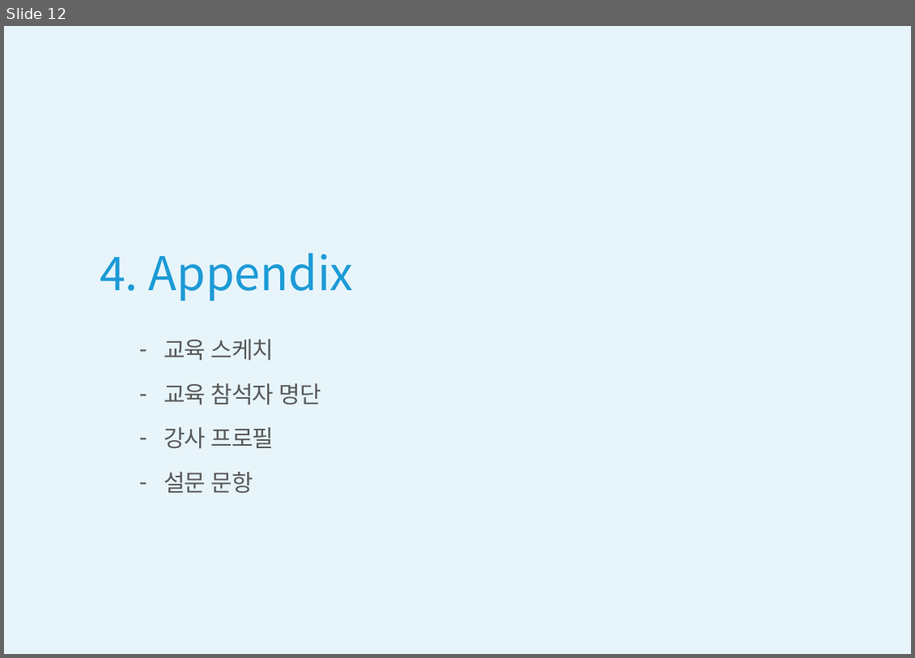
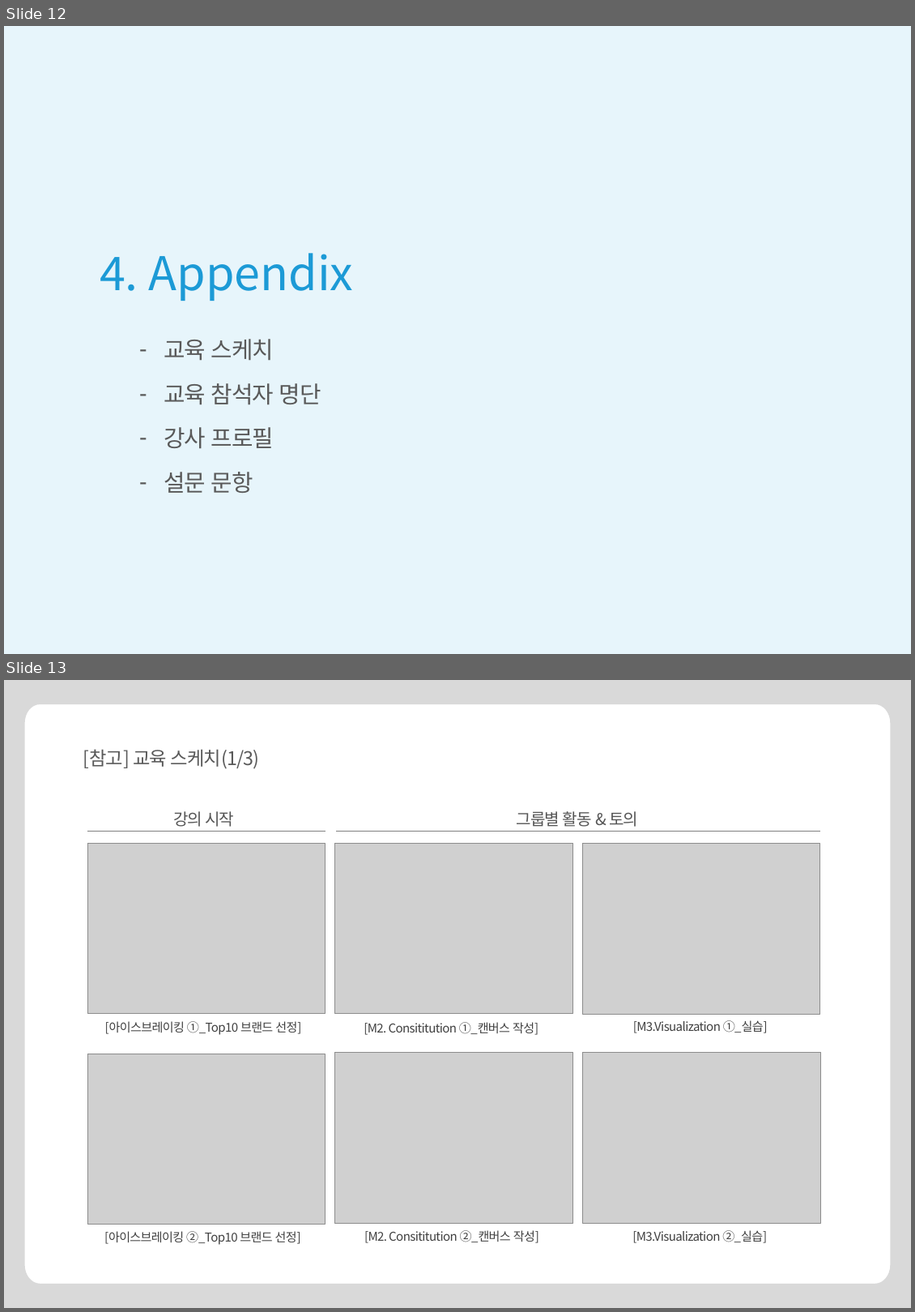
Before and after one commit to qkrtlwls123-a11y/Lam-automation, a slide deck: kai-template.pptx. Shown one above the other, each under a label of ours: slide 12 before the commit, slides 12 and 13 after it. The pictures are 915x658 and 915x1312 pixels, drawn with LibreOffice and Linux fonts; fonts in the diff are those of the drawing; grey boxes stand for pictures. Boxes give left, top, right and bottom in pixels: in the first picture for what was removed or moved away, otherwise in the second. Text is boxed around its words. In the diff, an @@ line names an element or a change of style, - is before the commit and + after.

```diff
--- a/kai-template.pptx
+++ b/kai-template.pptx
@@ slide 13 added at (x1=4, y1=680, x2=911, y2=1308), background #FFFFFF @@
@@ freeform shape added at (x1=4, y1=680, x2=911, y2=1308), fill #D9D9D9 @@
@@ title added at (x1=83, y1=749, x2=259, y2=769), 16.2 pt, text #595959 @@
+[참고] 교육 스케치(1/3)
@@ text added at (x1=173, y1=811, x2=235, y2=827), 14 pt, text #555555 @@
+강의 시작
@@ text added at (x1=517, y1=811, x2=638, y2=827), 14 pt, text #555555 @@
+그룹별 활동 & 토의
@@ picture added at (x1=87, y1=844, x2=326, y2=1014) @@
@@ line added from (87, 831) to (326, 831), #808080 0.5 pt @@
@@ picture added at (x1=336, y1=844, x2=573, y2=1014) @@
@@ line added from (337, 831) to (820, 831), #808080 0.5 pt @@
@@ picture added at (x1=583, y1=844, x2=820, y2=1015) @@
@@ text added at (x1=105, y1=1021, x2=301, y2=1035), 10.5 pt, text #404040 @@
+[아이스브레이킹 ①_Top10 브랜드 선정]
@@ text added at (x1=364, y1=1022, x2=539, y2=1035), 10.5 pt, text #404040 @@
+[M2. Consititution ①_캔버스 작성]
@@ text added at (x1=633, y1=1020, x2=768, y2=1033), 10.5 pt, text #404040 @@
+[M3.Visualization ①_실습]
@@ picture added at (x1=87, y1=1054, x2=326, y2=1224) @@
@@ picture added at (x1=336, y1=1053, x2=573, y2=1224) @@
@@ picture added at (x1=583, y1=1053, x2=820, y2=1224) @@
@@ text added at (x1=104, y1=1231, x2=301, y2=1245), 10.5 pt, text #404040 @@
+[아이스브레이킹 ②_Top10 브랜드 선정]
@@ text added at (x1=364, y1=1230, x2=539, y2=1243), 10.5 pt, text #404040 @@
+[M2. Consititution ②_캔버스 작성]
@@ text added at (x1=633, y1=1230, x2=767, y2=1243), 10.5 pt, text #404040 @@
+[M3.Visualization ②_실습]
```
Also in this commit, not shown: 8 slides changed, 3 other slides added, 4 slides removed, 1 other file.
